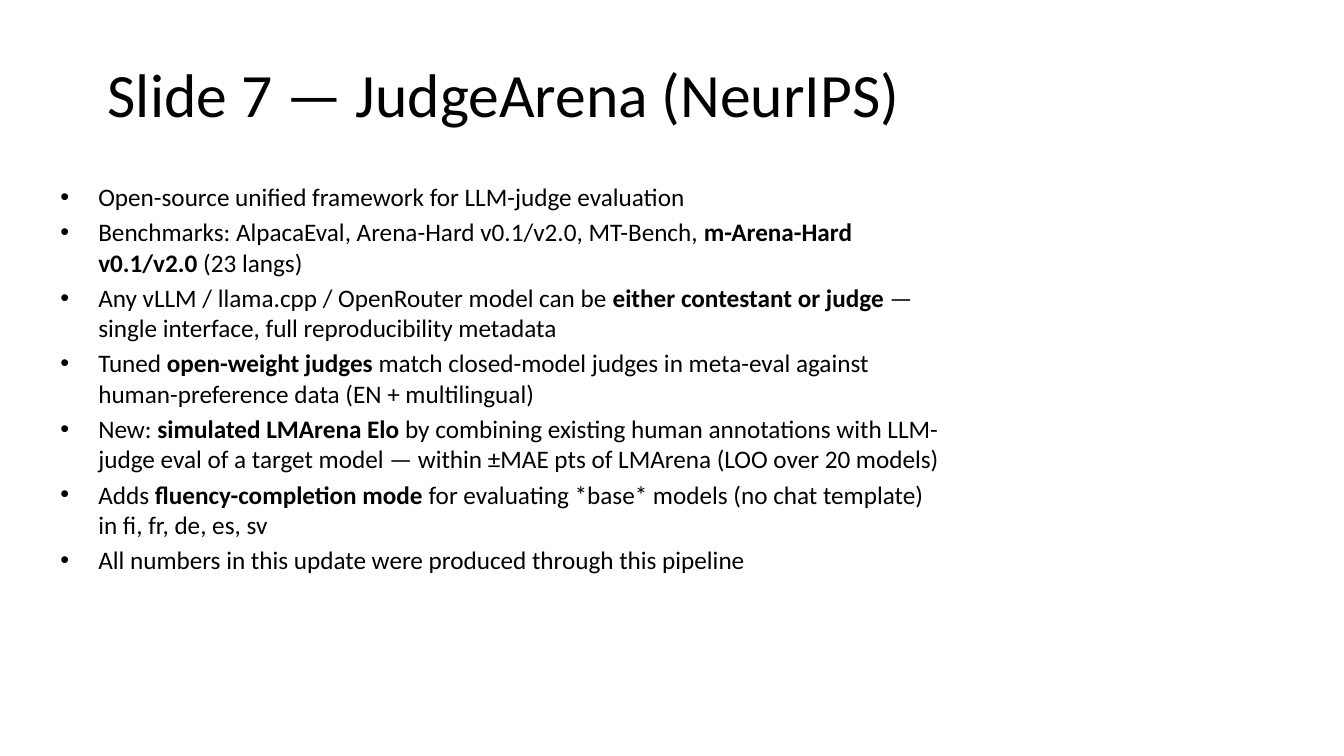
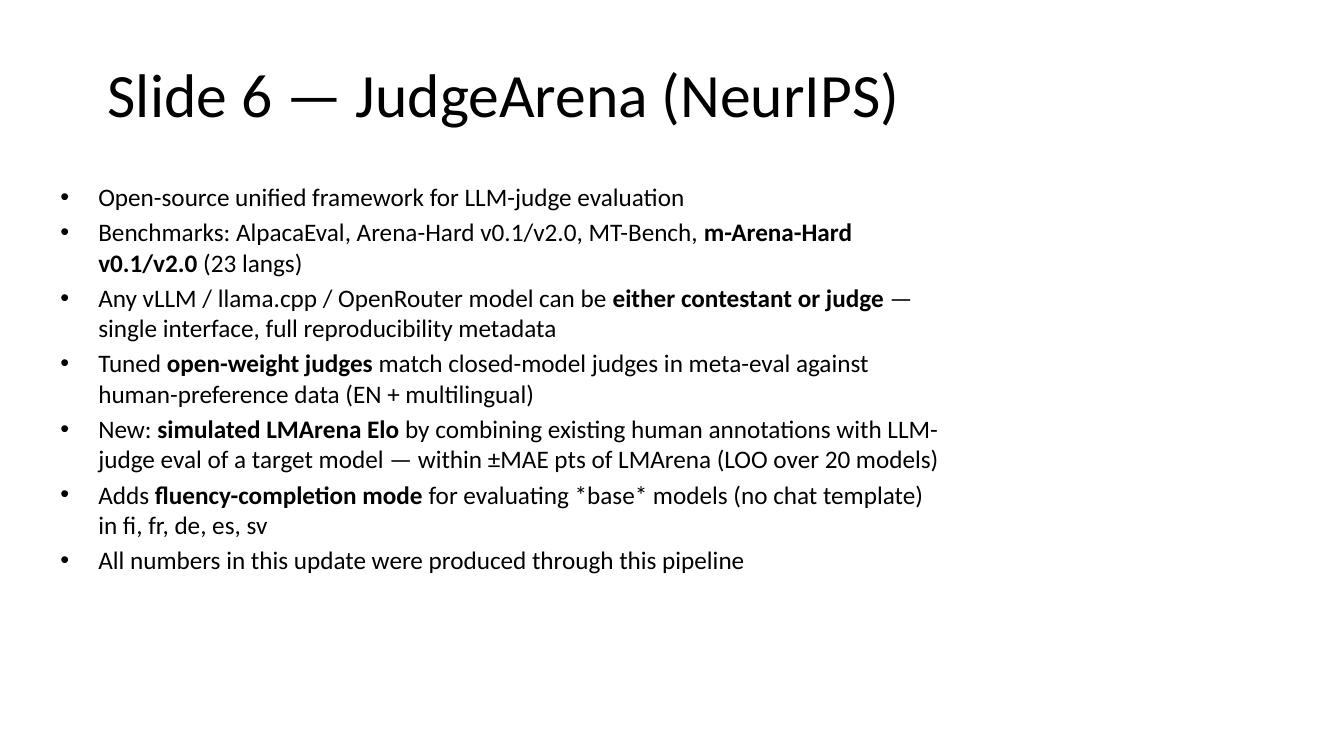
Before and after one commit to ferreirafabio/open-instruct, a slide deck: slide 7 of oellm/meetings/llms4eu_wp4/2026-04-28.pptx (slide 8 before the commit). Drawn at 1344x756 pixels with LibreOffice and Linux fonts; fonts in the diff are those of the drawing. Boxes give left, top, right and bottom in pixels: in the first picture for what was removed or moved away, otherwise in the second. Text is boxed around its words. In the diff, an @@ line names an element or a change of style, - is before the commit and + after.

```diff
--- a/oellm/meetings/llms4eu_wp4/2026-04-28.pptx
+++ b/oellm/meetings/llms4eu_wp4/2026-04-28.pptx
@@ title at bbox=[108, 72, 899, 128]: text changed @@
-Slide 7 — JudgeArena (NeurIPS)
+Slide 6 — JudgeArena (NeurIPS)
```
Also in this commit, not shown: 5 other slides changed, 1 slide removed, 1 other file.
